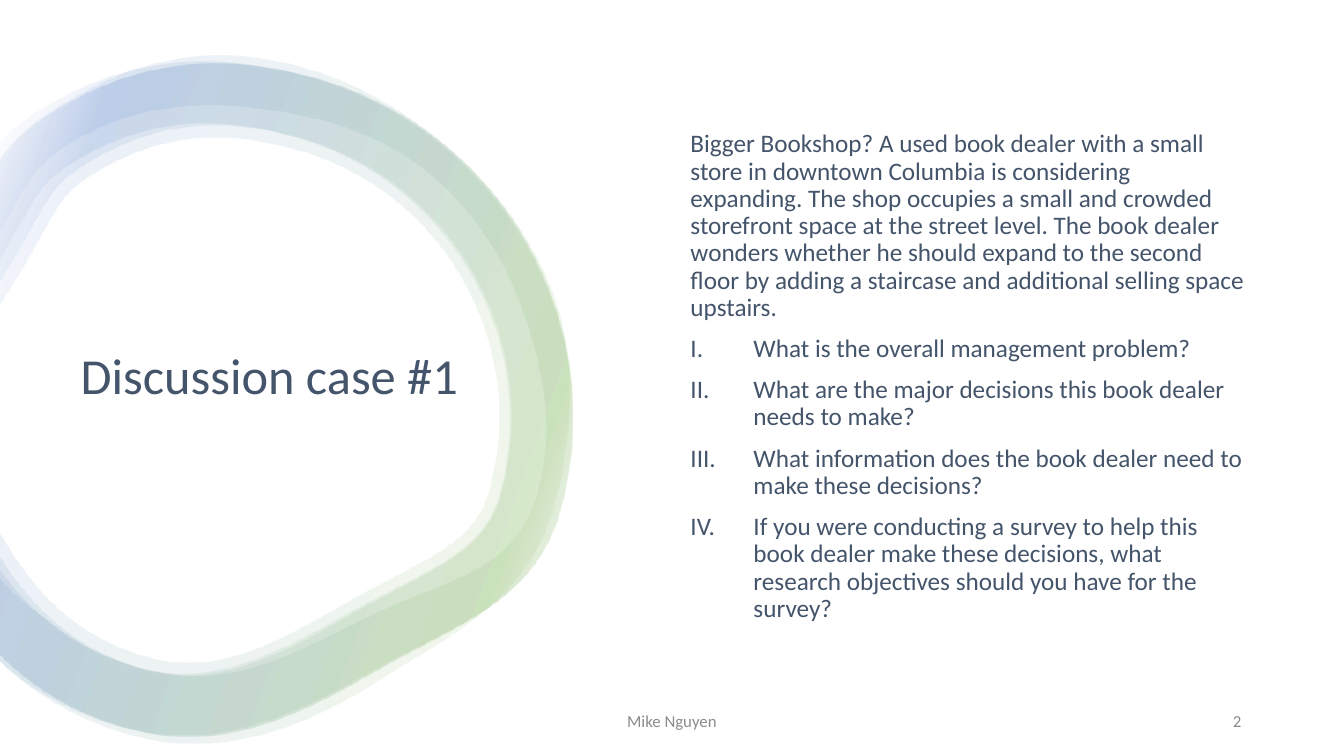
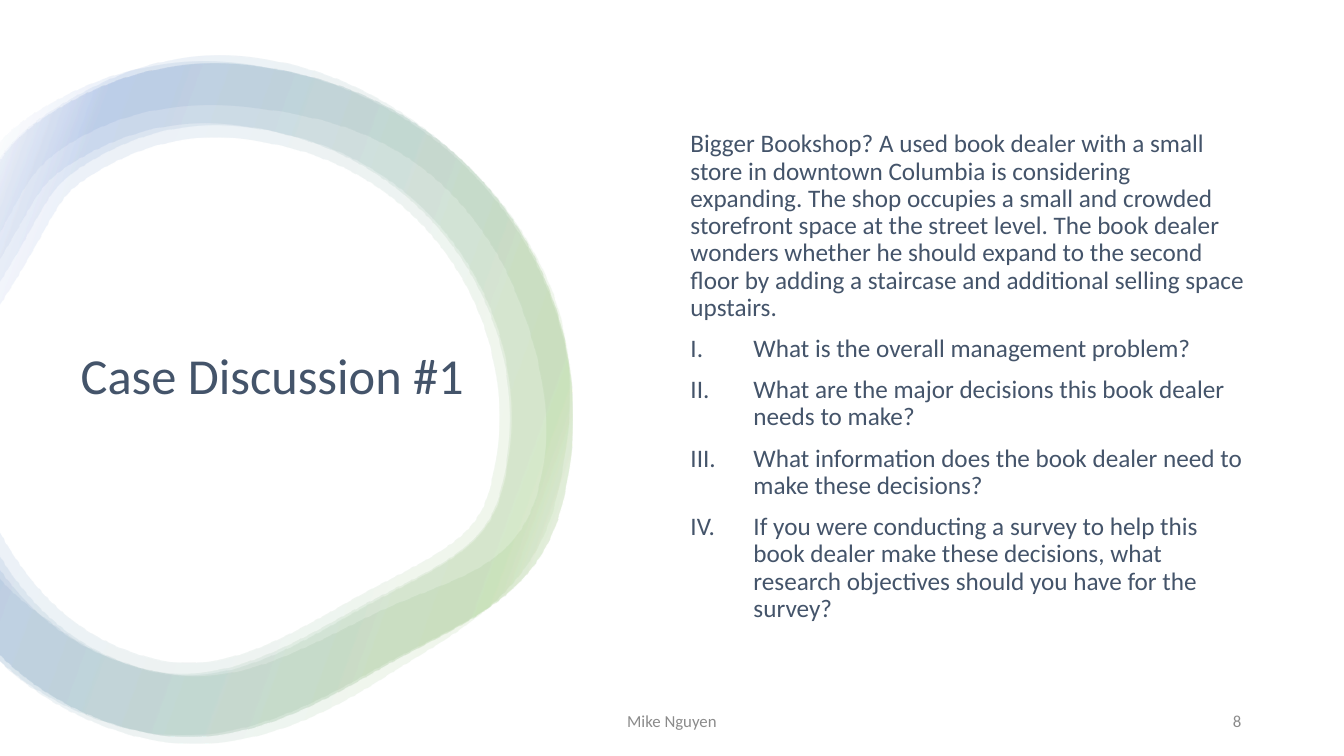
Before and after one commit to mikenguyen13/mar4050, a slide deck: slide 8 of lectures/2/1_Problem & Intro to Project.pptx (slide 2 before the commit). Drawn at 1344x756 pixels with LibreOffice and Linux fonts; fonts in the diff are those of the drawing. Boxes give left, top, right and bottom in pixels: in the first picture for what was removed or moved away, otherwise in the second. Text is boxed around its words. In the diff, an @@ line names an element or a change of style, - is before the commit and + after.

```diff
--- a/lectures/2/1_Problem & Intro to Project.pptx
+++ b/lectures/2/1_Problem & Intro to Project.pptx
@@ title at <box>81,359,464,395</box>: text changed @@
-Discussion case #1
+Case Discussion #1
@@ page number at <box>1233,715,1241,727</box>: text changed @@
-2
+8
```
Also in this commit, not shown: 5 slides added, 8 other files.
